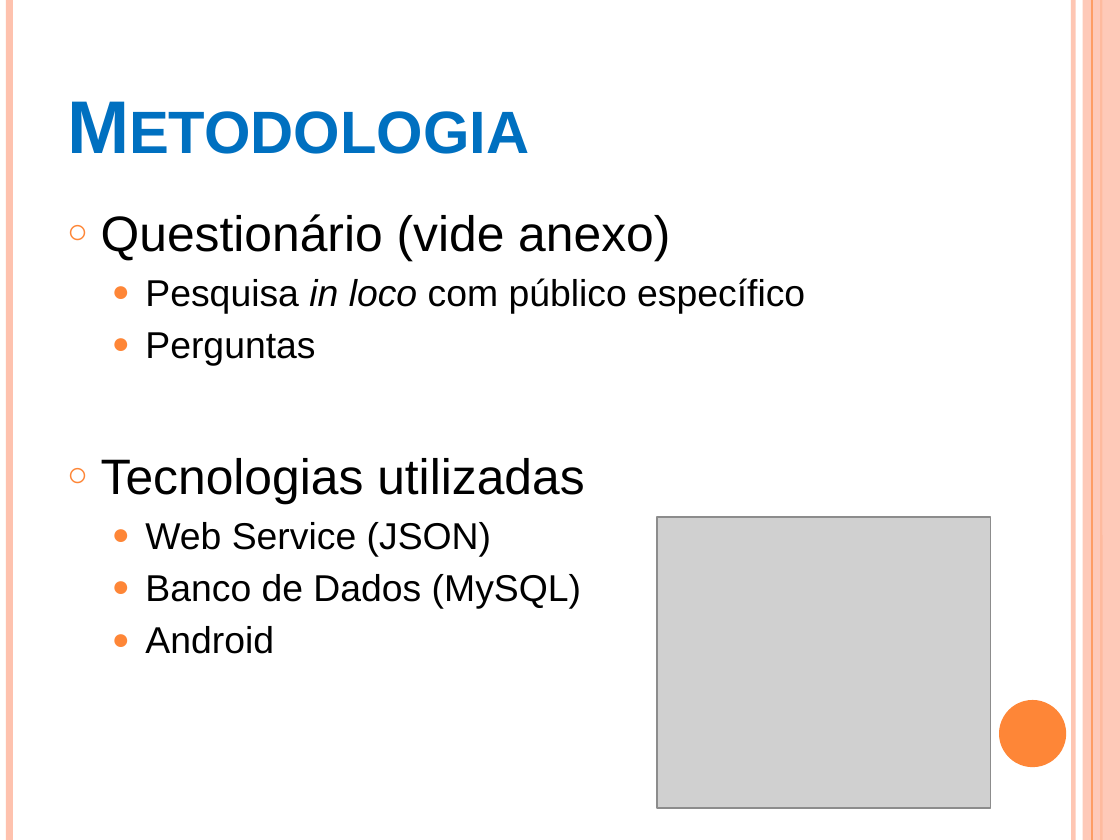
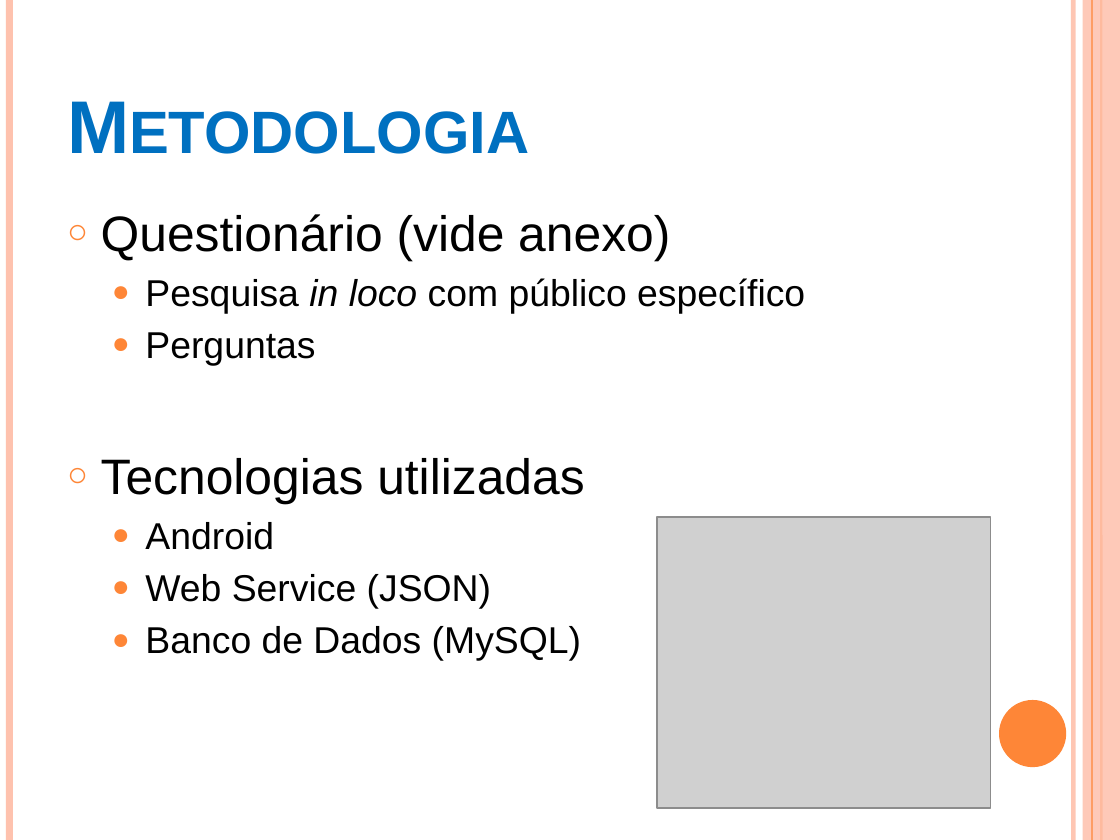
Before and after one commit to matheusmauricio/TCC, a slide deck: slide 7 of Outros/slide.pptx (slide 8 before the commit). Drawn at 1120x840 pixels with LibreOffice and Linux fonts; fonts in the diff are those of the drawing; grey boxes stand for pictures. Boxes give left, top, right and bottom in pixels: in the first picture for what was removed or moved away, otherwise in the second. Text is boxed around its words. In the diff, an @@ line names an element or a change of style, - is before the commit and + after.

```diff
--- a/Outros/slide.pptx
+++ b/Outros/slide.pptx
@@ text at [145,522,274,550]: paragraph added @@
+  ● Android
@@ text at [145,626,274,654]: paragraph removed @@
-  ● Android
```
Also in this commit, not shown: 1 other slide changed, 2 slides removed, 6 other files.
